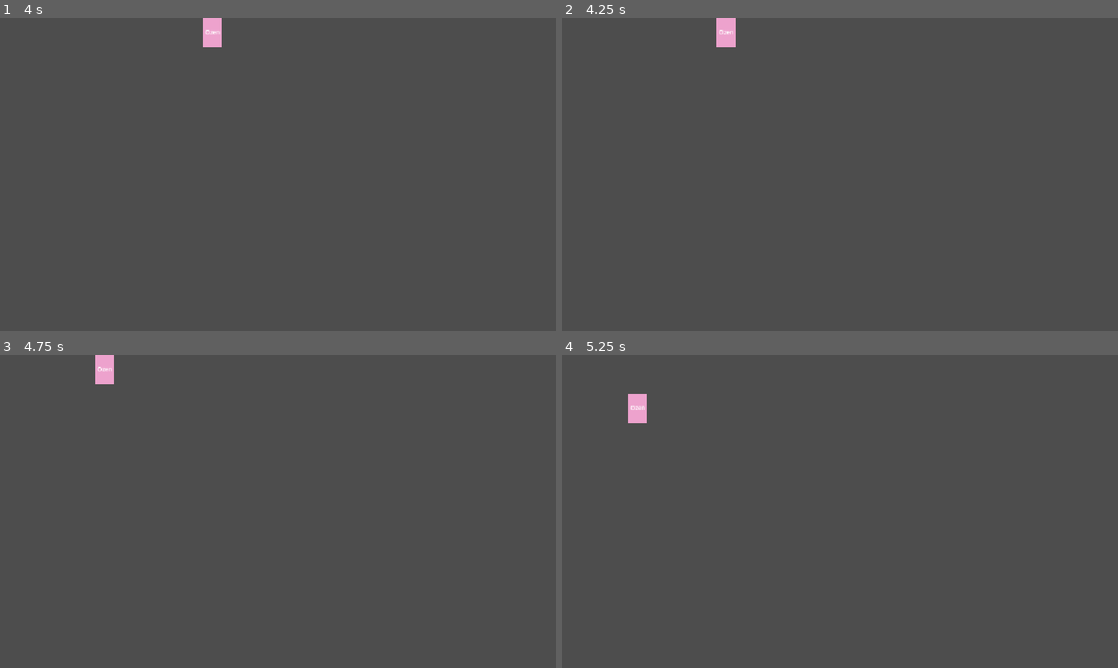
Above: before the commit, frames 1-4 (two rows, left to right).
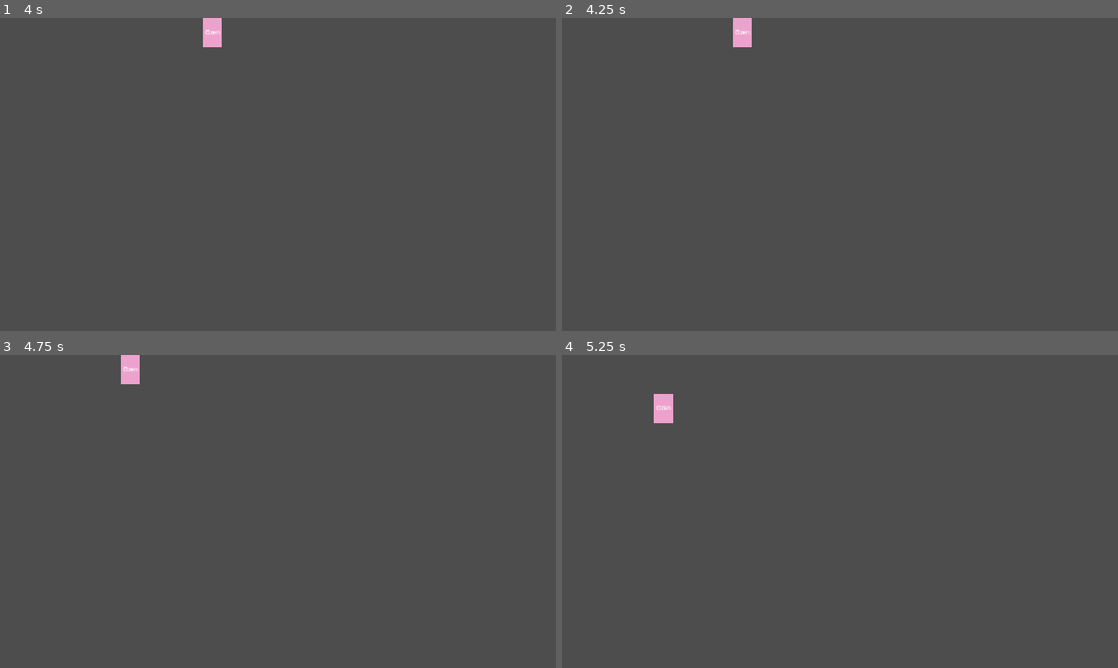
Above: after the commit, the same moments.

Repository: GreedyWhale/oh-my-godot
Game: Godot game, scene res://root/game.tscn
Same seed, same stepped clock (60 frames per second), same inputs: the game is played once before the commit and once after it.
Inputs:
- Up to frame 1 (4 s): tap Enter at 0.5 s; hold Right (move_right) 0.53-1.28 s; hold Shift (sprint) 0.53-1.28 s; hold Down (move_down) 1.28-2.03 s; tap Shift (sprint) at 1.35, 2.85 s; hold Right (move_right) 2.03-2.78 s; hold Shift (sprint) 2.03-2.78 s; hold Up (move_up) 2.78-3.53 s; hold Left (move_left) from 3.53 s (still down); hold Shift (sprint) from 3.53 s (still down)
- Up to frame 2 (4.25 s): keep holding Left (move_left); keep holding Shift (sprint)
- Up to frame 3 (4.75 s): keep holding Left (move_left); release Shift (sprint) at 4.28 s; tap Shift (sprint) at 4.35 s
- Up to frame 4 (5.25 s): release Left (move_left) at 5.03 s; hold Down (move_down) from 5.03 s (still down); hold Shift (sprint) from 5.03 s (still down)

Frame 1 is identical in both runs. In frame 2, 0.5% of the frame differs, in the area x 27-35%, y 0-10%; in frame 3, 0.6%; in frame 4, 0.6%, in the area x 11-20%, y 12-22%.

Commit message:
修复(玩家/耐力系统): 修正耐力计算逻辑，添加恢复配置并更新文档
调整玩家角色的耐力值类型为float，移除旧的累计冲刺时长跟踪逻辑，改用基于每帧增量的更新方式，修复原有速率计算及边界判断错误，新增耐力恢复时长配置项，并更新LEARNING.md中的耐力系统修订复查记录

Diff:
--- a/player/config.gd
+++ b/player/config.gd
@@ -10,3 +10,5 @@
 const MAX_STAMINA = 100.0
 # 最大冲刺时间， 单位秒
 const MAX_SPRINT_DURATION = 1.5
+# 最大恢复时间，单位秒
+const MAX_RECOVERY_DURATION = 3.0
--- a/player/player.gd
+++ b/player/player.gd
@@ -4,8 +4,7 @@
 
 @onready var label: Label = $Label
 
-var current_stamina: int
-var sprint_duration := 0.0
+var current_stamina: float
 
 func _ready() -> void:
 	current_stamina = config.MAX_STAMINA
@@ -32,13 +31,11 @@
 	move_and_slide()
 
 func drain_stamina(delta) -> void:
-	sprint_duration += delta
-	sprint_duration = min(sprint_duration, config.MAX_SPRINT_DURATION)
-
-	current_stamina = config.MAX_STAMINA * (1.0 - sprint_duration / config.MAX_SPRINT_DURATION)
+	var stamina_drain_rate = config.MAX_STAMINA / config.MAX_SPRINT_DURATION
+	current_stamina -= stamina_drain_rate * delta
+	current_stamina = max(0, current_stamina)
 
 func regenerate_stamina(delta) -> void:
-	sprint_duration -= delta
-	sprint_duration = max(sprint_duration,0)
-
-	current_stamina = config.MAX_STAMINA * (1.0 - sprint_duration / config.MAX_SPRINT_DURATION)
+	var stamina_recovery_rate = config.MAX_STAMINA / config.MAX_RECOVERY_DURATION
+	current_stamina += stamina_recovery_rate * delta
+	current_stamina = min(config.MAX_STAMINA, current_stamina)
Not shown, changed: LEARNING.md
